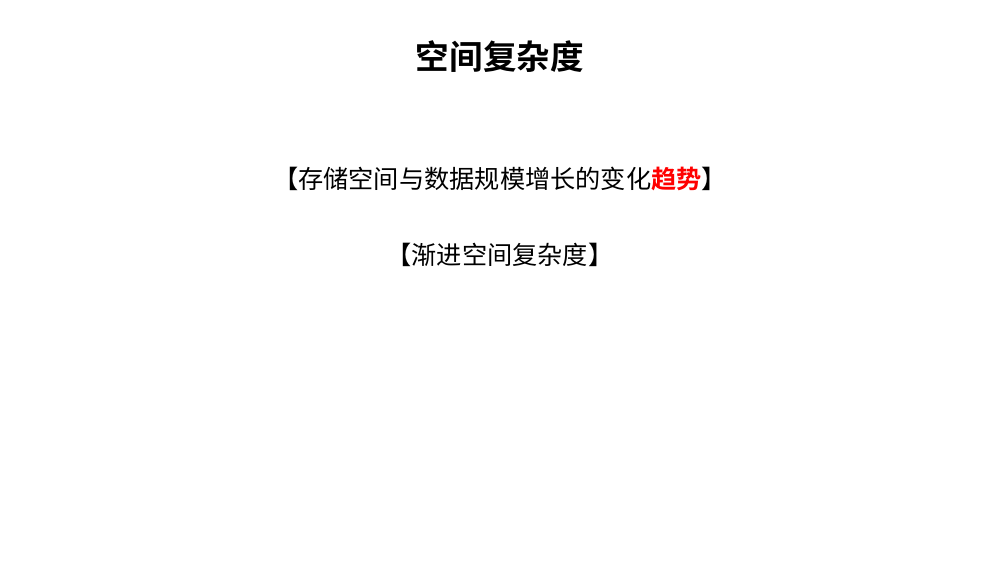
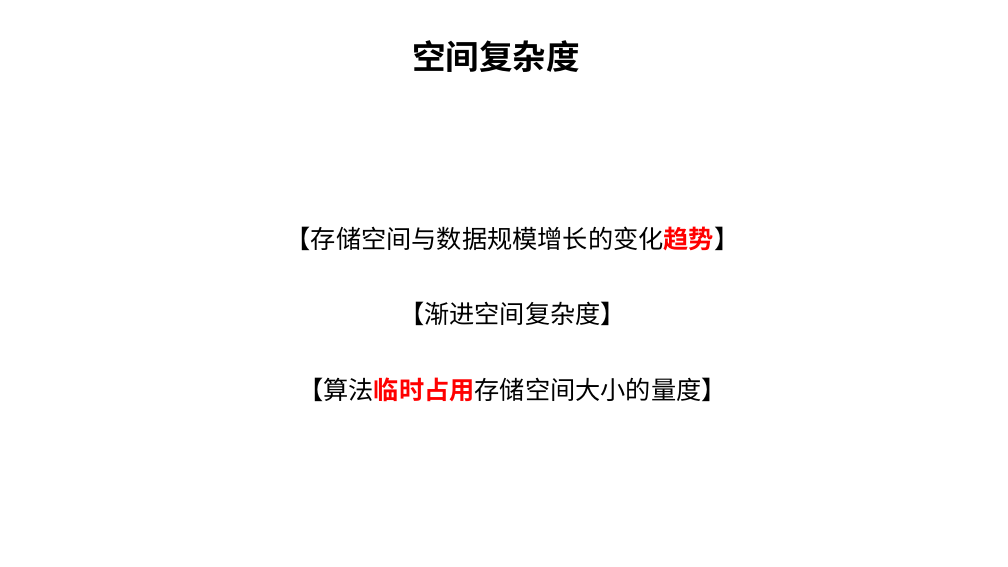
Before and after one commit to sunchong/ALG, a slide deck: slide 13 of ALG/docs/数据结构与算法.pptx (slide 14 before the commit). Drawn at 1008x567 pixels with LibreOffice and Linux fonts; fonts in the diff are those of the drawing. Boxes give left, top, right and bottom in pixels: in the first picture for what was removed or moved away, otherwise in the second. Text is boxed around its words. In the diff, an @@ line names an element or a change of style, - is before the commit and + after.

```diff
--- a/ALG/docs/数据结构与算法.pptx
+++ b/ALG/docs/数据结构与算法.pptx
@@ subtitle at (273, 166, 727, 267): paragraphs removed @@
-【存储空间与数据规模增长的变化趋势】
-【渐进空间复杂度】
@@ text added at (286, 226, 740, 402), 24 pt, text #000000 @@
+【存储空间与数据规模增长的变化趋势】
+【渐进空间复杂度】
+【算法临时占用存储空间大小的量度】
```
Also in this commit, not shown: 7 other slides changed, 7 slides added, 2 slides removed.
